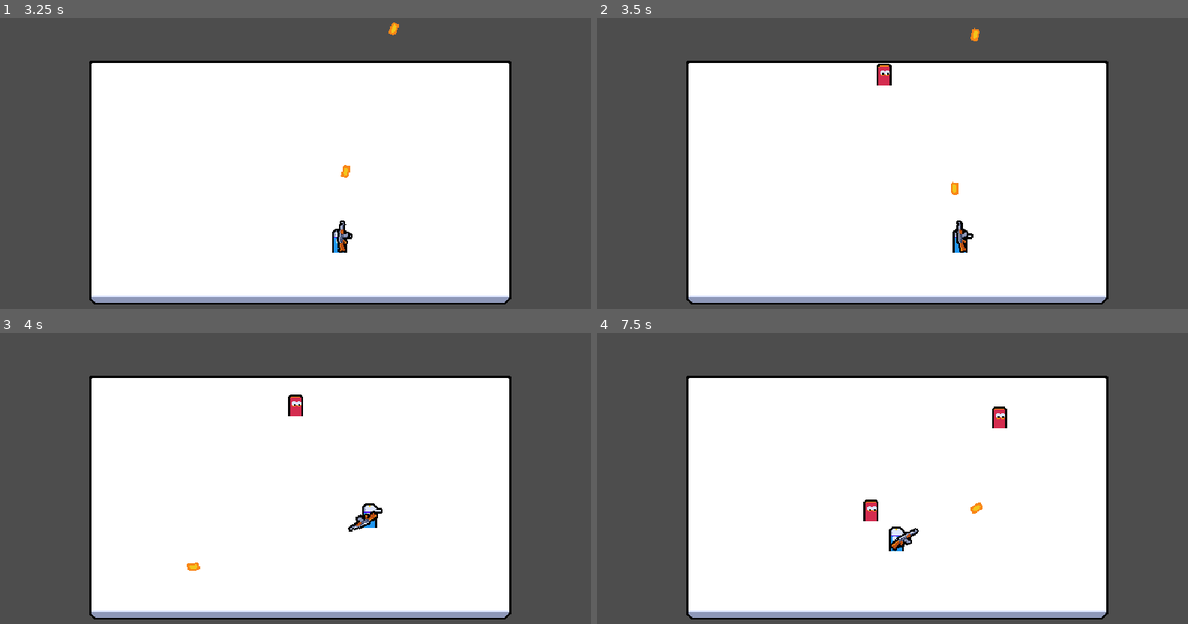
Above: before the commit, frames 1-4 (two rows, left to right).
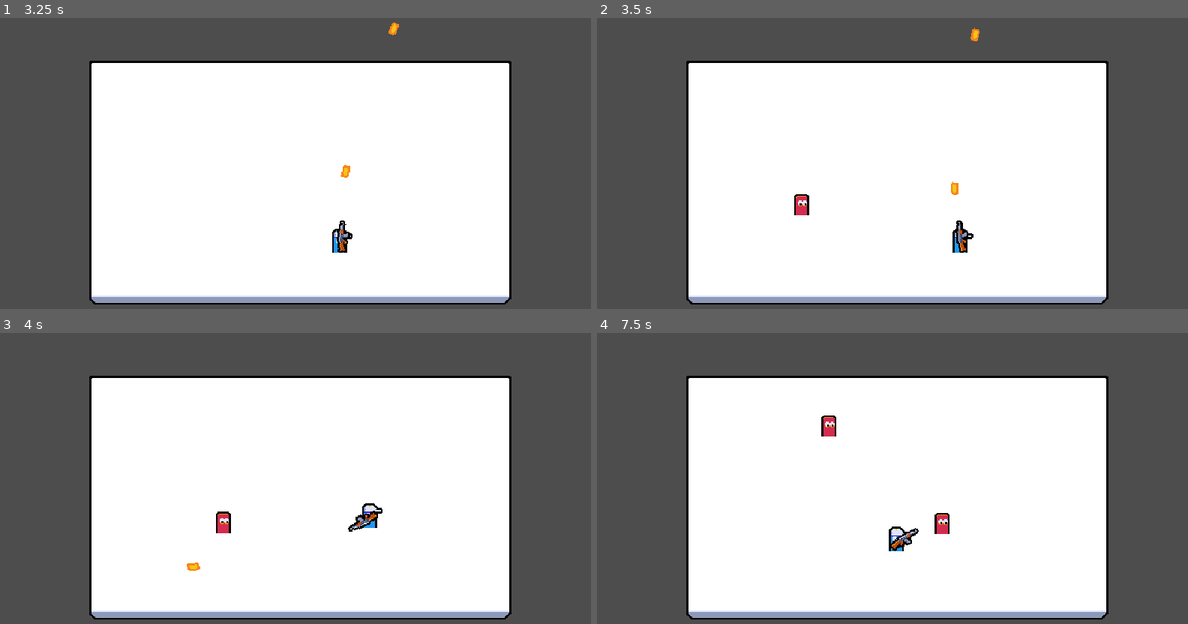
Above: after the commit, the same moments.

Repository: VictorPrazeres/2DMultiplayer
Game: Godot game, scene res://ui/main_menu/main_menu.tscn
Two runs of this game, one before a commit and one after it. Both use one fixed random seed, a clock stepped at 60 frames per second and the inputs below.
Inputs (mouse positions are in pixels of both pictures, inside the frame that each line leads up to):
- Up to frame 1 (3.25 s): tap Enter at 0.5 s; move the mouse to (431, 160) at 0.52 s; press the mouse at (431, 160) at 0.53 s; hold D (move_right) 0.53-1.25 s; release the mouse at (431, 160) at 1.25 s; click "Host" at 1.25 s; tap Space at 2 s; move the mouse to (177, 195) at 2.02 s; hold S (move_down) 2.03-2.78 s; click (177, 195) at 2.1 s; move the mouse to (360, 102) at 2.77 s; press the mouse at (360, 102) at 2.78 s; hold D (move_right) from 2.78 s (still down)
- Up to frame 2 (3.5 s): keep holding D (move_right)
- Up to frame 3 (4 s): move the mouse to (271, 559) at 3.52 s; release D (move_right) at 3.53 s; release the mouse at (271, 559) at 3.53 s; hold W (move_up) from 3.53 s (still down); click (271, 559) at 3.6 s
- Up to frame 4 (7.5 s): move the mouse to (1075, 542) at 4.27 s; release W (move_up) at 4.28 s; press the mouse at (1075, 542) at 4.28 s; hold A (move_left) 4.28-5.78 s; move the mouse to (715, 443) at 5.02 s; release the mouse at (715, 443) at 5.03 s; click (715, 443) at 5.1 s; move the mouse to (927, 493) at 5.77 s; press the mouse at (927, 493) at 5.78 s; hold S (move_down) 5.78-6.53 s; move the mouse to (809, 408) at 6.52 s; release the mouse at (809, 408) at 6.53 s; hold D (move_right) 6.53-7.28 s; click (809, 408) at 6.6 s; move the mouse to (1028, 475) at 7.27 s; press the mouse at (1028, 475) at 7.28 s; hold W (move_up) from 7.28 s (still down)

Frame 1 is identical in both runs. In frame 2, 0.4% of the frame differs, in the area x 33-50%, y 15-68%; in frame 3, 0.4%; in frame 4, 0.8%, in the area x 37-70%, y 25-70%.

Commit message:
chore(warning): resolve engine and script warnings
Address script warnings, unused variables, and unhandled signal
returns across project files to clean up compilation output.

Diff:
--- a/game_object/bullet/bullet.gd
+++ b/game_object/bullet/bullet.gd
@@ -17,9 +17,9 @@
 	global_position += direction * SPEED * delta
 
 
-func start(_direction: Vector2):
-	self.direction = _direction
-	rotation = _direction.angle()
+func start(dir: Vector2):
+	direction = dir
+	rotation = direction.angle()
 
 
 func register_collision():
--- a/manager/enemy_manager.gd
+++ b/manager/enemy_manager.gd
@@ -44,8 +44,8 @@
 
 
 func get_random_spawn_position() -> Vector2:
-	var x = randi_range(0, int(spawn_rect.size.x))
-	var y = randi_range(0, int(spawn_rect.size.y))
+	var x = randf_range(0, spawn_rect.size.x)
+	var y = randf_range(0, spawn_rect.size.y)
 
 	return spawn_rect.global_position + Vector2(x, y)
 
